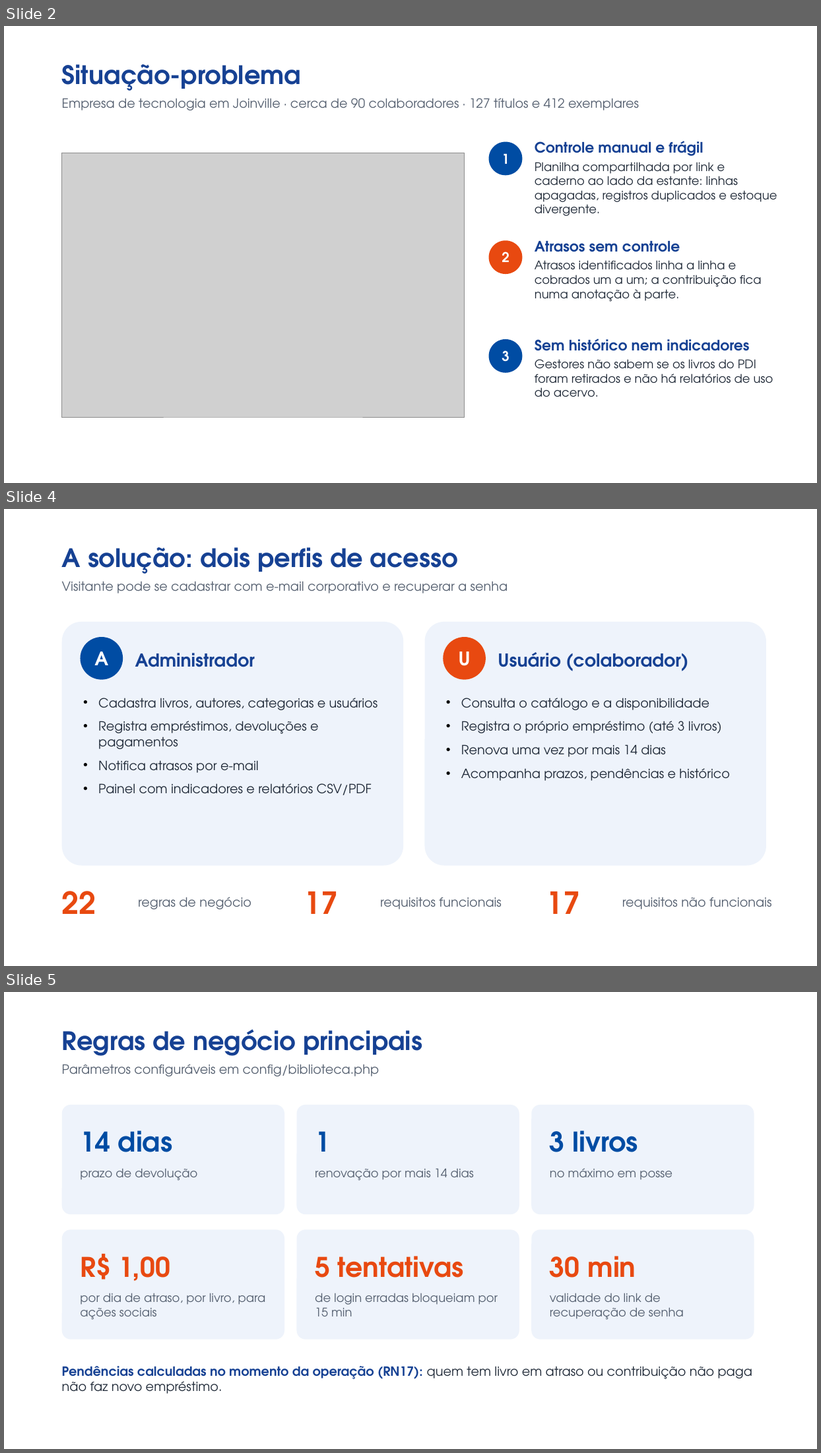
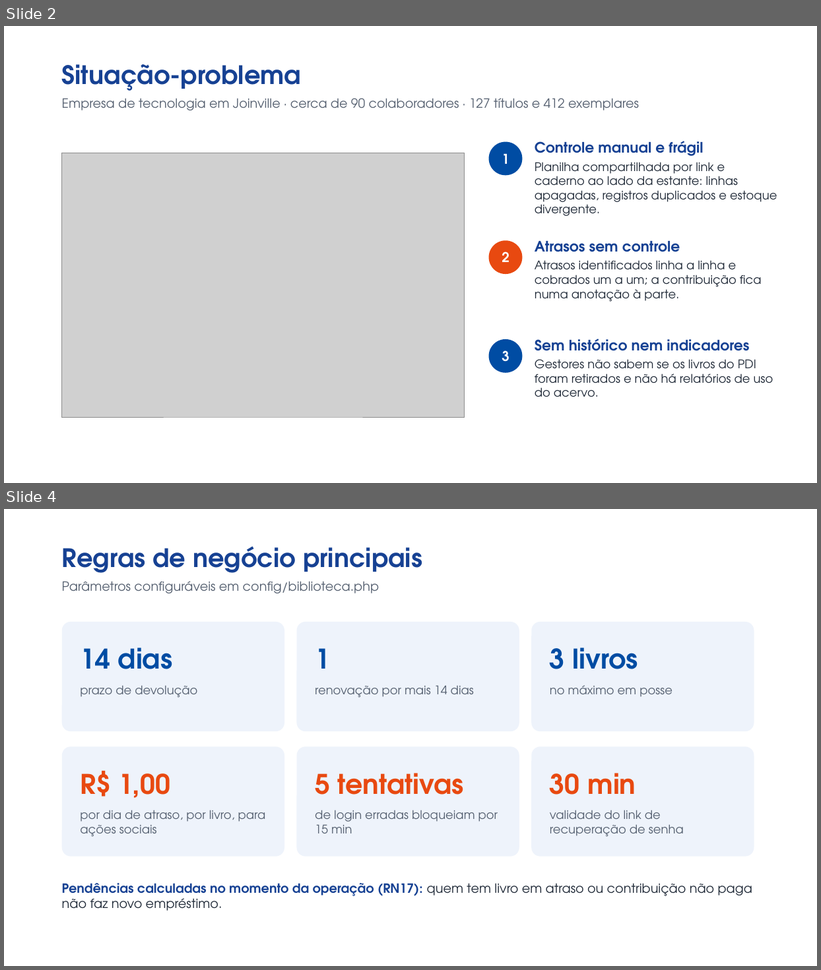
Before and after one commit to mauricioasor/Projeto-individual-senai, a slide deck: docs/apresentacao/Apresentacao_Banca_MR_Biblioteca.pptx. Shown one above the other, each under a label of ours: slides 2, 4 and 5 before the commit, slides 2 and 4 after it; the slides between them are not shown. The pictures are 821x1453 and 821x970 pixels, drawn with LibreOffice and Linux fonts; fonts in the diff are those of the drawing; grey boxes stand for pictures; background and template pictures are left out. Boxes give left, top, right and bottom in pixels: in the first picture for what was removed or moved away, otherwise in the second. Text is boxed around its words. In the diff, an @@ line names an element or a change of style, - is before the commit and + after.

Commit message:
Apresentação em 8 slides com reserva, vídeo acelerado e PDF do relatório v1.5

```diff
--- a/docs/apresentacao/Apresentacao_Banca_MR_Biblioteca.pptx
+++ b/docs/apresentacao/Apresentacao_Banca_MR_Biblioteca.pptx
@@ slide 4 removed at bbox=[4, 509, 817, 966], background #FFFFFF @@
@@ text removed at bbox=[62, 547, 458, 574] @@
-A solução: dois perfis de acesso
@@ text removed at bbox=[62, 582, 508, 593] @@
-Visitante pode se cadastrar com e-mail corporativo e recuperar a senha
@@ rounded rectangle removed at bbox=[62, 622, 403, 866] @@
@@ rounded rectangle removed at bbox=[425, 622, 766, 866] @@
@@ ellipse removed at bbox=[81, 637, 123, 680] @@
-A
@@ ellipse removed at bbox=[443, 637, 486, 680] @@
-U
@@ text removed at bbox=[135, 653, 255, 667] @@
-Administrador
@@ text removed at bbox=[498, 652, 688, 671] @@
-Usuário (colaborador)
@@ text removed at bbox=[98, 698, 378, 795] @@
-• Cadastra livros, autores, categorias e usuários
-• Registra empréstimos, devoluções e pagamentos
-• Notifica atrasos por e-mail
-• Painel com indicadores e relatórios CSV/PDF
@@ text removed at bbox=[461, 698, 730, 781] @@
-• Consulta o catálogo e a disponibilidade
-• Registra o próprio empréstimo (até 3 livros)
-• Renova uma vez por mais 14 dias
-• Acompanha prazos, pendências e histórico
@@ text removed at bbox=[62, 891, 96, 914] @@
-22
@@ text removed at bbox=[138, 897, 252, 910] @@
-regras de negócio
@@ text removed at bbox=[304, 892, 339, 914] @@
-17
@@ text removed at bbox=[380, 898, 502, 910] @@
-requisitos funcionais
@@ text removed at bbox=[546, 892, 580, 914] @@
-17
@@ text removed at bbox=[622, 898, 772, 910] @@
-requisitos não funcionais
@@ what was slide 5 is now slide 4 @@
```
Also in this commit, not shown: 9 slides changed, 3 slides added, 2 other files.
